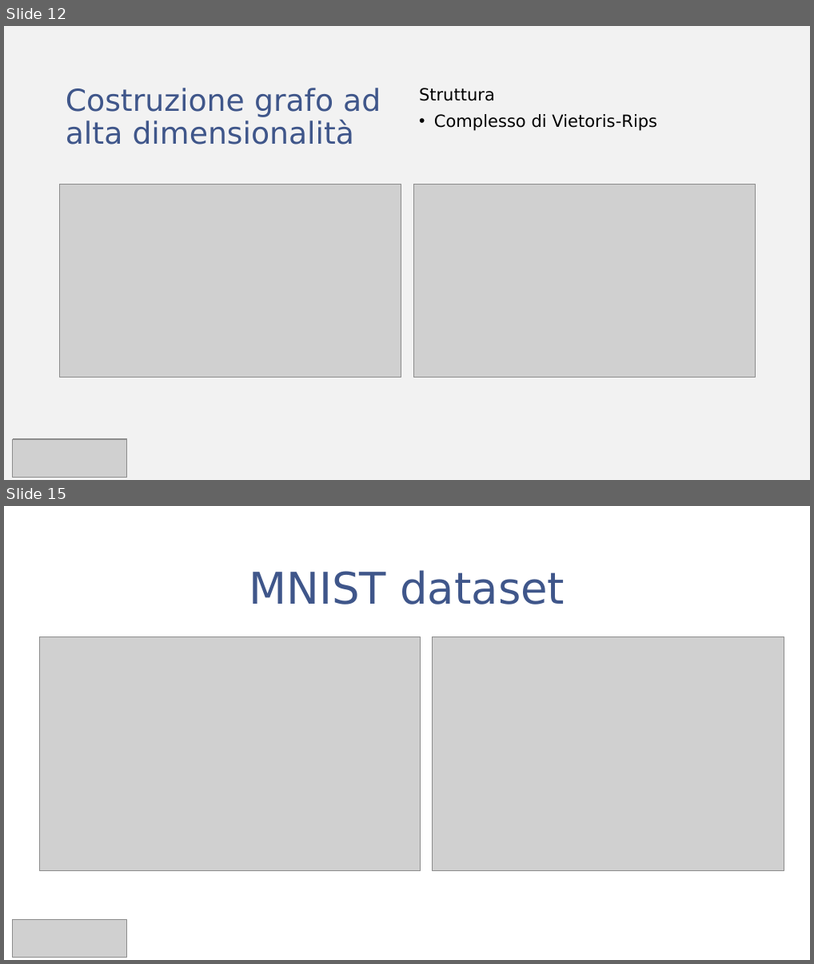
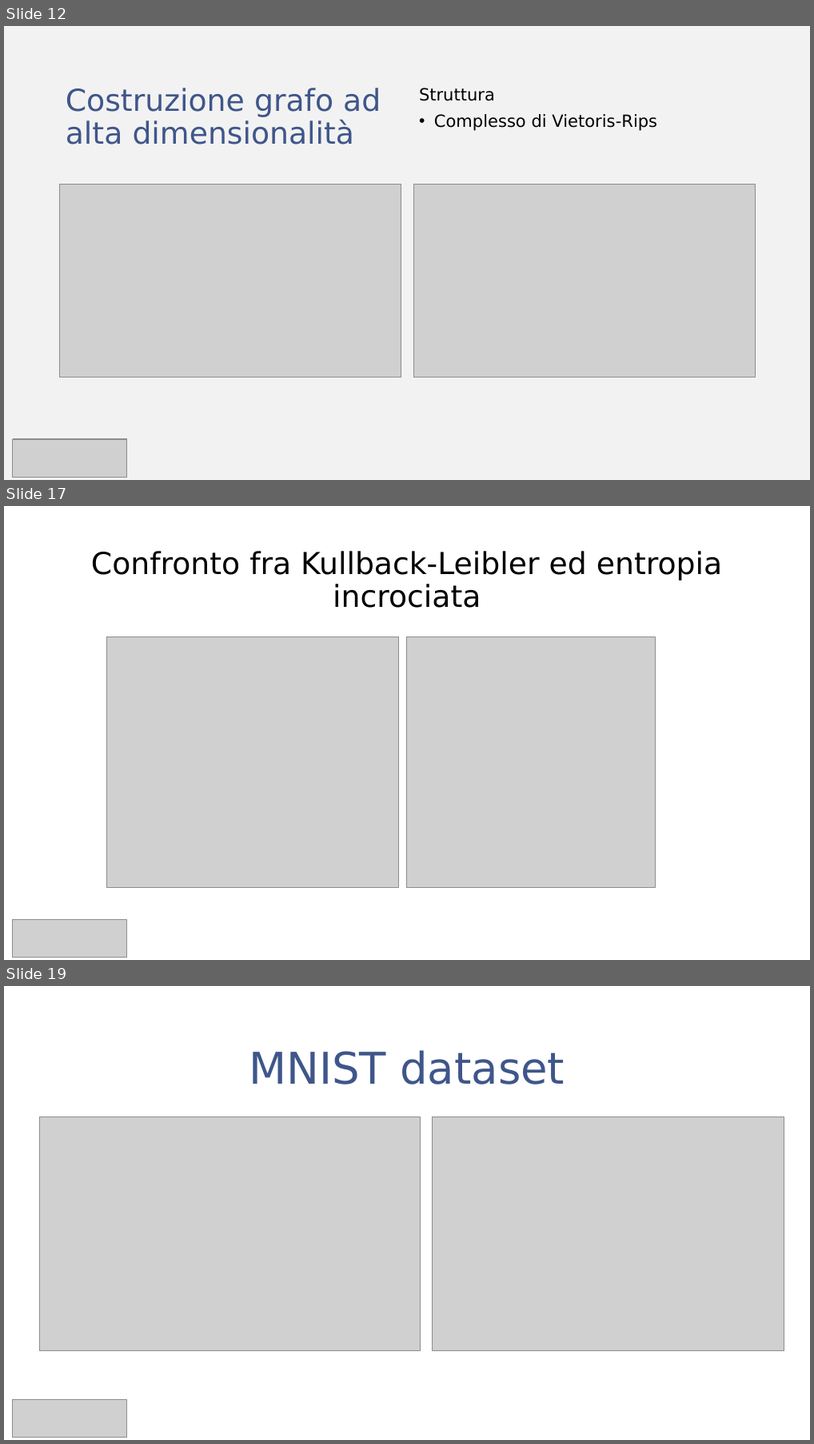
Before and after one commit to fratorgano/dimensionality-reduction, a slide deck: umap/UMAP.pptx. Shown one above the other, each under a label of ours: slides 12 and 15 before the commit, slides 12, 17 and 19 after it; the slides between them are not shown. The pictures are 814x964 and 814x1444 pixels, drawn with LibreOffice and Linux fonts; fonts in the diff are those of the drawing; grey boxes stand for pictures. Boxes give left, top, right and bottom in pixels: in the first picture for what was removed or moved away, otherwise in the second. Text is boxed around its words. In the diff, an @@ line names an element or a change of style, - is before the commit and + after.

```diff
--- a/umap/UMAP.pptx
+++ b/umap/UMAP.pptx
@@ slide 17 added at box(4, 506, 810, 960), background #FFFFFF @@
@@ title added at box(91, 551, 722, 608), 36 pt, text #000000 @@
+Confronto fra Kullback-Leibler ed entropia incrociata
@@ picture added at box(107, 636, 399, 887) @@
@@ picture added at box(407, 636, 655, 887) @@
@@ picture added at box(13, 919, 127, 956) @@
@@ what was slide 15 is now slide 19 @@
```
Also in this commit, not shown: 3 slides changed, 3 other slides added, 2 other files.
